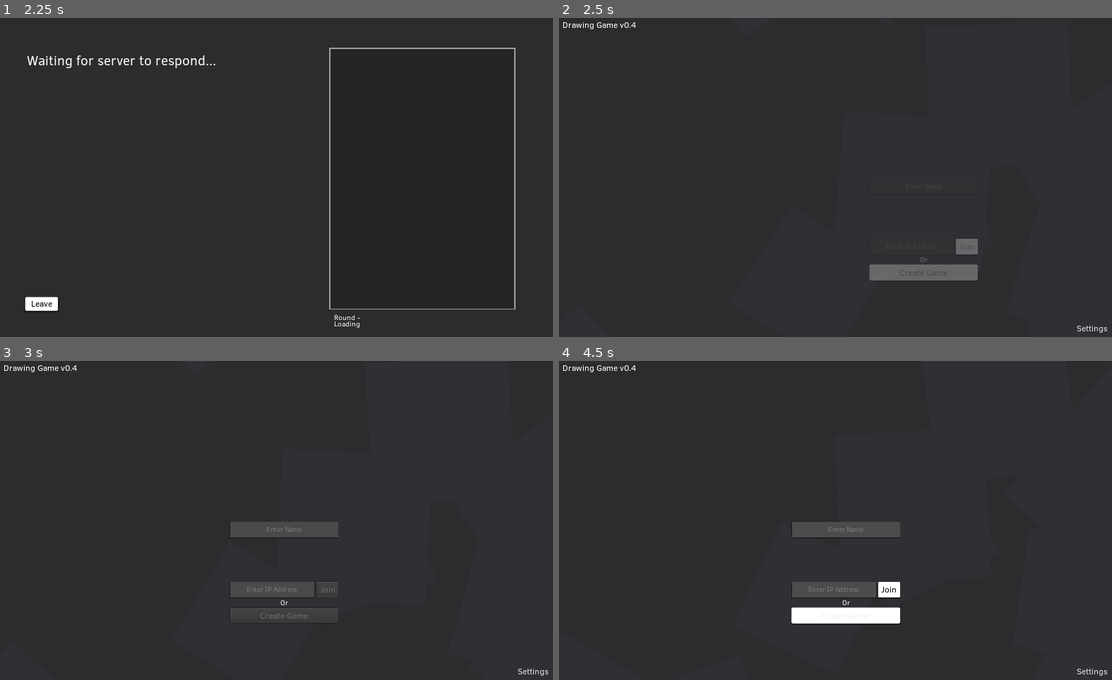
Above: before the commit, frames 1-4 (two rows, left to right).
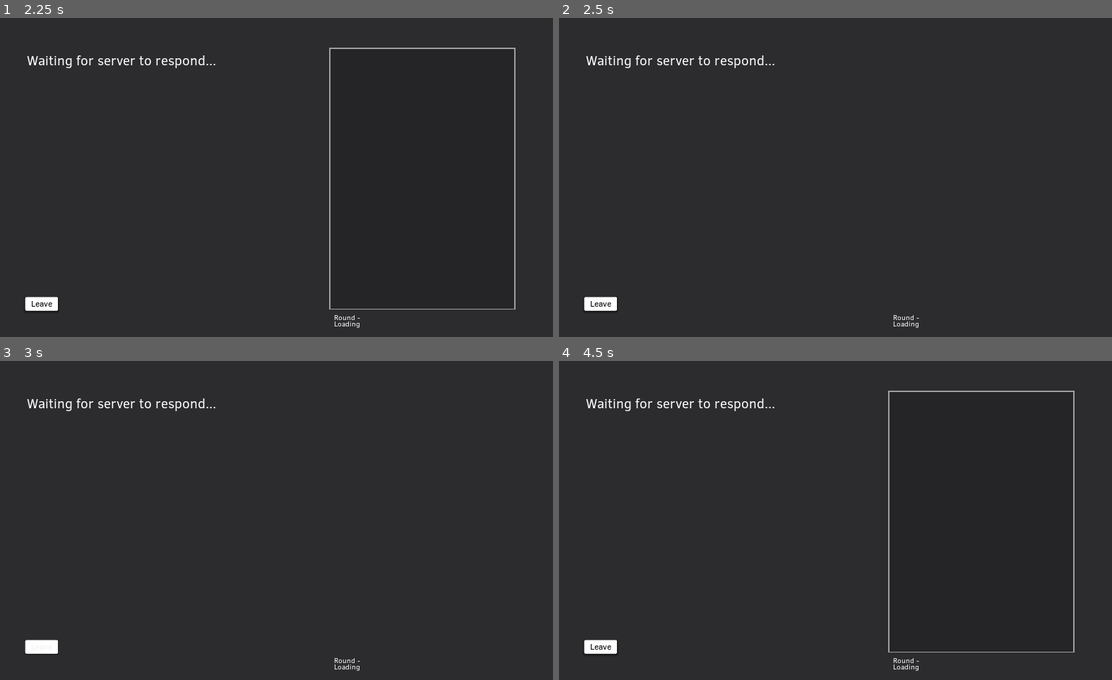
Above: after the commit, the same moments.

Repository: rednir/DrawingGame
Game: Godot game, scene res://Scenes/MainMenu.tscn
Two runs of this game, one before a commit and one after it. Both use one fixed random seed, a clock stepped at 60 frames per second and the inputs below. Sound files missing from this copy of the repository are replaced by a short silence.
Inputs (mouse positions are in pixels of both pictures, inside the frame that each line leads up to):
- Up to frame 1 (2.25 s): click (287, 187) at 0.52 s; type "Alex" at 0.6 s; click (276, 247) at 0.75 s; type "Alex" at 0.83 s; click "Join" at 1.25 s; click "Leave" at 2 s
- Up to frame 2 (2.5 s): no input
- Up to frame 3 (3 s): click (287, 616) at 2.75 s, where only the run before the commit has a clickable "Create Game"
- Up to frame 4 (4.5 s): click (841, 526) at 3.5 s, where only the run before the commit has a clickable "OK"; click (603, 648) at 4.25 s, where only the run after the commit has a clickable "Leave"

Frame 1 is identical in both runs. In frame 2, 2.1% of the frame differs, in the area x 0-100%, y 1-99%; in frame 3, 2.8%; in frame 4, 4.4%.

Commit message:
better handling for client closure

Diff:
--- a/Scripts/AutoLoads/Client.gd
+++ b/Scripts/AutoLoads/Client.gd
@@ -52,7 +52,29 @@
 
 
 func on_closed(was_clean = false):
+	if this_player == Server.DEFAULT_PLAYER:
+		was_clean = true		# if never connected, i want to activate the unexpected disconnection message
+
 	print("[Client] Closed, was_clean=" + str(was_clean))
+
+	Server.server = null
+	Server.list_of_players = []
+	Server.prompt = "[Game not started]"
+	Server.canvas_data = [[[]]]
+	Server.round_data = Server.DEFAULT_ROUND_DATA
+
+	if was_clean:		# i dont understand why, but when i close cleanly, was_clean is false. how does that make any sense. but this works for now. maybe docs are wrong?
+		Events.emit_signal("error", "The connection to the server was lost unexpectedly.")
+		yield(Engine.get_main_loop().current_scene.get_node("AcceptDialog"), "hide")
+
+	Client.client = null
+	Client.list_of_players = []
+	Client.prompt = "Server hasn't given a prompt"
+	Client.canvas_data = [[[]]]
+	Client.round_data = Server.DEFAULT_ROUND_DATA
+	Client.this_player = Server.DEFAULT_PLAYER
+
+	get_tree().change_scene("res://Scenes/MainMenu.tscn")
 
 
 
@@ -93,29 +115,12 @@
 		round_data.gamestate = 0
 
 	elif packet.name == "kick":
-		leave_game()
+		#leave_game()
 		Events.emit_signal("info", "The server asked you to leave for the following reason:\n%s" % packet.data)
 
 
 	Events.emit_signal("new_data", packet.name)
 
-
-
-func leave_game():
-	Server.server = null
-	Server.list_of_players = []
-	Server.prompt = "[Game not started]"
-	Server.canvas_data = [[[]]]
-	Server.round_data = Server.DEFAULT_ROUND_DATA
-
-	Client.client = null
-	Client.list_of_players = []
-	Client.prompt = "Server hasn't given a prompt"
-	Client.canvas_data = [[[]]]
-	Client.round_data = Server.DEFAULT_ROUND_DATA
-	Client.this_player = Server.DEFAULT_PLAYER
-
-	get_tree().change_scene("res://Scenes/MainMenu.tscn")
 
 
 
--- a/Scripts/Game/Game.gd
+++ b/Scripts/Game/Game.gd
@@ -159,7 +159,7 @@
 func on_leave_game_confirmed():
 	drawing_canvas_node.canvas_animation_player.play_backwards("in")
 	yield(drawing_canvas_node.canvas_animation_player, "animation_finished")
-	Client.leave_game()
+	Client.client.disconnect_from_host(1000, "Client requested to leave game")
 
 
 
